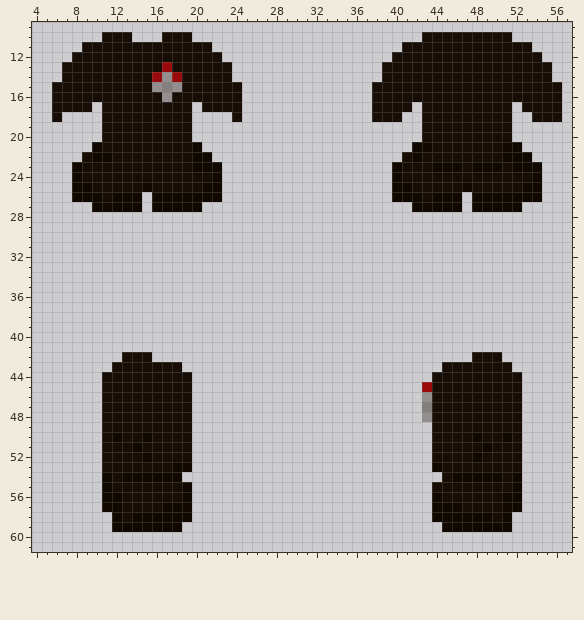
Pixel-art sprite, stored at Resources/Textures/Clothing/Uniforms/Jumpsuit/ysatyu.rsi/equipped-INNERCLOTHING.png. This is how it looked before the edit.
The file is 64x64 pixels. Colours within 5 levels of each other are drawn and written as one. Shown: x 4..57, y 9..61.
And afterwards:
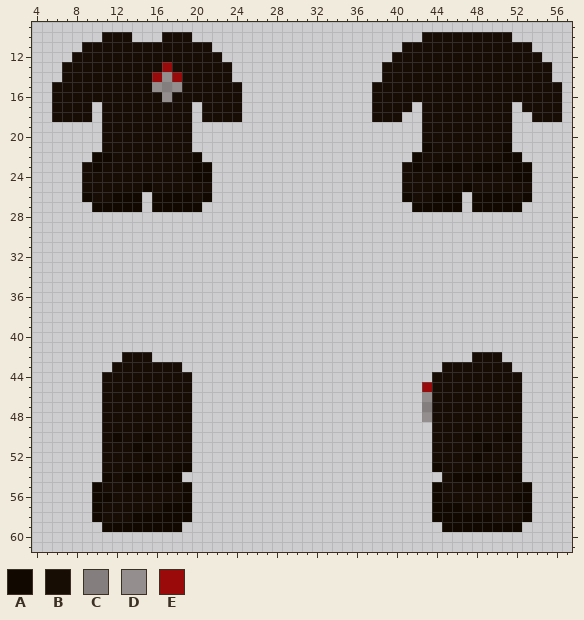
Palette (. is transparent): A #110800  B #170d05  C #857e7e  D #948e8e  E #9b0a0a
What changed:
@@ x 4..57 @@
 17 ..BBBB.BBBBBBBBB.BBBB.............BBBB.BBBBBBBBB.BBBB.
-18 ..B....BBBBBBBBB....B.............BBB..BBBBBBBBB..BBB.
+18 ..BBBB.BBBBBBBBB.BBBB.............BBB..BBBBBBBBB..BBB.
 19 .......BBBBBBBBB.......................BBBBBBBBB......
 20 .......BBBBBBBBB.......................BBBBBBBBB......
-21 ......ABBBBBBBBBA.....................AABBBBBBBAA.....
-22 .....BAABBBBBBBBAA...................BABBBBBBBBAAA....
-23 ....ABBBBBBBBBBBAAA.................ABBBAAABAAABAAA...
-24 ....ABBBBBBBBBBBBBA.................ABBBBBBBBBBBBBA...
-25 ....AABBBBBABBBBBAA.................AABBBBBABBBBBAA...
-26 ....AAABAAA.AAAAAAA.................AAABAAA.AAAAAAA...
+21 .......BBBBBBBBB.......................ABBBBBBBA......
+22 ......AABBBBBBBBA.....................ABBBBBBBBAA.....
+23 .....BABBBBBBBBBAA...................BABAAABAAABAA....
+24 .....BBBBBBBBBBBAA...................BBBBBBBBBBBAA....
+25 .....BBBBBBABBBBBB...................BBBBBBABBBBBB....
+26 .....ABBAAA.AAAABA...................ABBAAA.AAAABA....
 27 ......AAAAA.AAAAA.....................AAAAA.AAAAA.....
@@ x 4..57 @@
 54 .......ABAAAAAA..........................BAAAAABA.....
-55 .......ABBBBBBBA........................BBBBBBBBA.....
-56 .......AABBBBBBA........................ABBBBBBAA.....
-57 .......AABBBBAAA........................AAABBBBAA.....
-58 ........ABAAAAAA........................AAAAAABA......
-59 ........AAAAAAA..........................AAAAAAA......
+55 ......ABBBBBBBBA........................ABBBBBBBBA....
+56 ......AABBBBBBBA........................ABBBBBBBAA....
+57 ......ABBBBBBAAA........................AAABBBBBBA....
+58 ......ABBBAAAAAA........................AAAAAABBBA....
+59 .......AAAAAAAA..........................AAAAAAAA.....
 60 ......................................................
